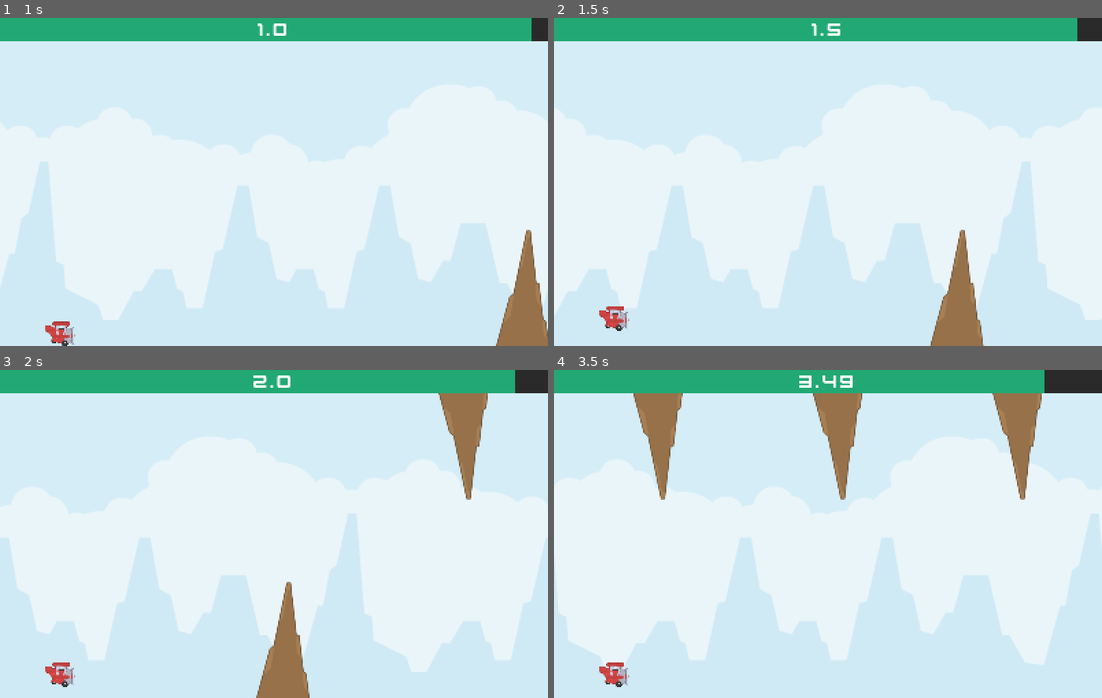
Above: before the commit, frames 1-4 (two rows, left to right).
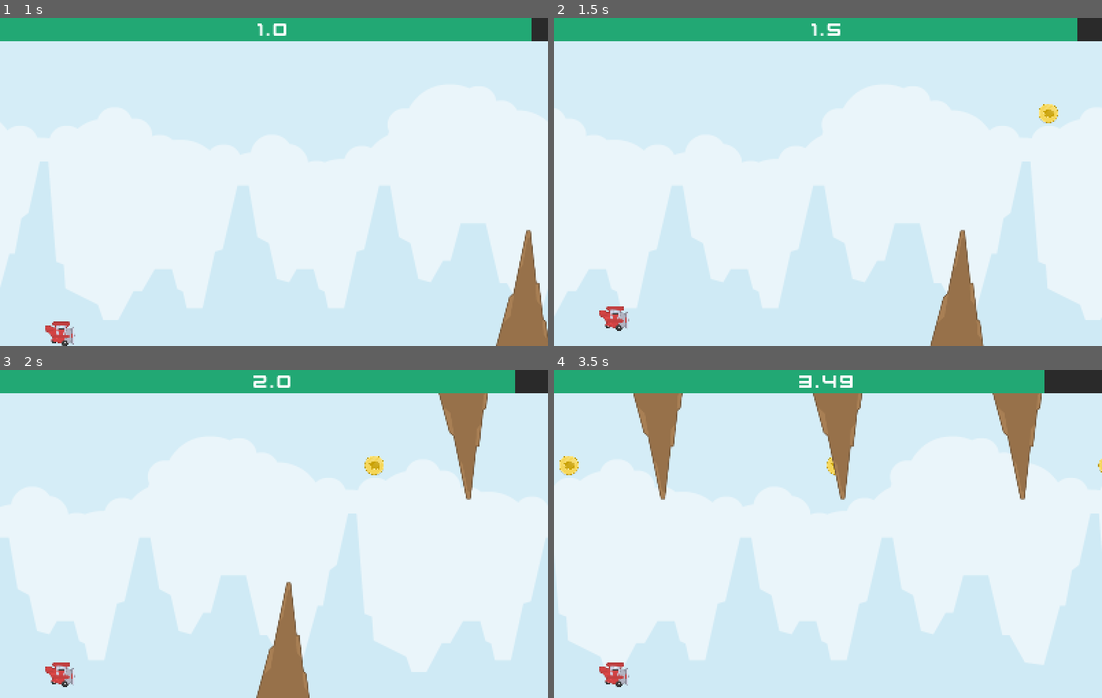
Above: after the commit, the same moments.

Repository: boflynn/tappy-plane
Game: Godot game, scene res://Main.tscn
The game is run twice, just before and just after one commit, with the same random seed, the same clock (stepped at 60 frames per second) and the same inputs.
Inputs (mouse positions are in pixels of both pictures, inside the frame that each line leads up to):
- Up to frame 1 (1 s): move the mouse to (394, 165) at 0.52 s; click (394, 165) at 0.6 s
- Up to frame 2 (1.5 s): move the mouse to (718, 198) at 1.27 s; click (718, 198) at 1.35 s
- Up to frame 3 (2 s): no input
- Up to frame 4 (3.5 s): move the mouse to (882, 461) at 2.02 s; click (882, 461) at 2.1 s; move the mouse to (800, 599) at 2.77 s; click (800, 599) at 2.85 s

Frame 1 is identical in both runs. In frame 2, 0.2% of the frame differs, in the area x 88-92%, y 26-33%; in frame 3, 0.2%; in frame 4, 0.3%, in the area x 1-100%, y 26-33%.

Commit message:
Randomly spawn coins

Diff:
--- a/Main.tscn
+++ b/Main.tscn
@@ -7,6 +7,7 @@
 [ext_resource type="Texture2D" uid="uid://c8sxwrxr1nnlx" path="res://assets/Player.png" id="4_cm0pq"]
 [ext_resource type="Script" uid="uid://din2leqy5fiup" path="res://player.gd" id="4_fos0i"]
 [ext_resource type="FontFile" uid="uid://6eqtas3hc67a" path="res://assets/kenvector_future.ttf" id="6_3dxm6"]
+[ext_resource type="PackedScene" uid="uid://c6550ewlsa5i4" path="res://Coin.tscn" id="7_trn2v"]
 
 [sub_resource type="CircleShape2D" id="CircleShape2D_cm0pq"]
 radius = 25.0
@@ -23,6 +24,11 @@
 [node name="Main" type="Node"]
 script = ExtResource("1_r0du0")
 obstacle = ExtResource("2_lgr22")
+coin = ExtResource("7_trn2v")
+
+[node name="CoinTimer" type="Timer" parent="."]
+wait_time = 1.125
+autostart = true
 
 [node name="SpawnerTimer" type="Timer" parent="."]
 wait_time = 0.75
@@ -100,4 +106,5 @@
 horizontal_alignment = 1
 vertical_alignment = 1
 
+[connection signal="timeout" from="CoinTimer" to="." method="_on_coin_timer_timeout"]
 [connection signal="timeout" from="SpawnerTimer" to="." method="_on_spawner_timer_timeout"]
--- a/main.gd
+++ b/main.gd
@@ -1,12 +1,14 @@
 extends Node
 
 @export var obstacle: PackedScene
+@export var coin: PackedScene
 
 var background_movement_speed: int = 700
 var health_decrease_speed: int = 3
 var health: float = 100
 var score: float = 0
 var spawned_obstacle_position_x: int = 1700
+var coin_position_ys: Array = [280, 480, 680]
 
 func _process(delta: float):
 	for lefty in get_tree().get_nodes_in_group("lefties"):
@@ -35,3 +37,13 @@
 		obstacle_instance.scale.y *= -1
 
 	add_child(obstacle_instance)
+
+func _on_coin_timer_timeout() -> void:
+	var ypos: int = randi() % 3
+
+	var coin_instance : Area2D = coin.instantiate()
+
+	coin_instance.position.x = spawned_obstacle_position_x
+	coin_instance.position.y = coin_position_ys[ypos]
+
+	add_child(coin_instance)
Not shown: 1 places in Main.tscn that only renumber resources
